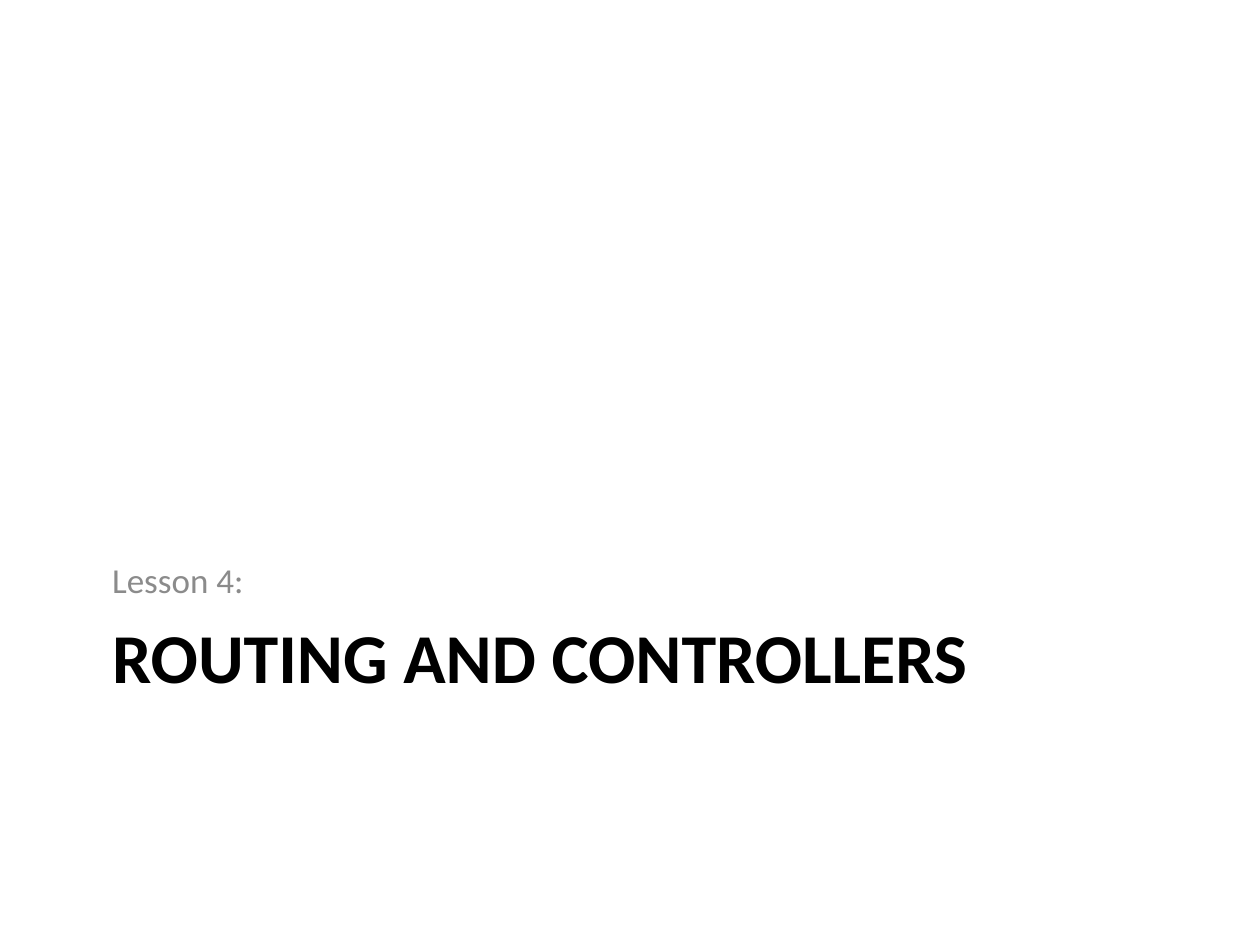
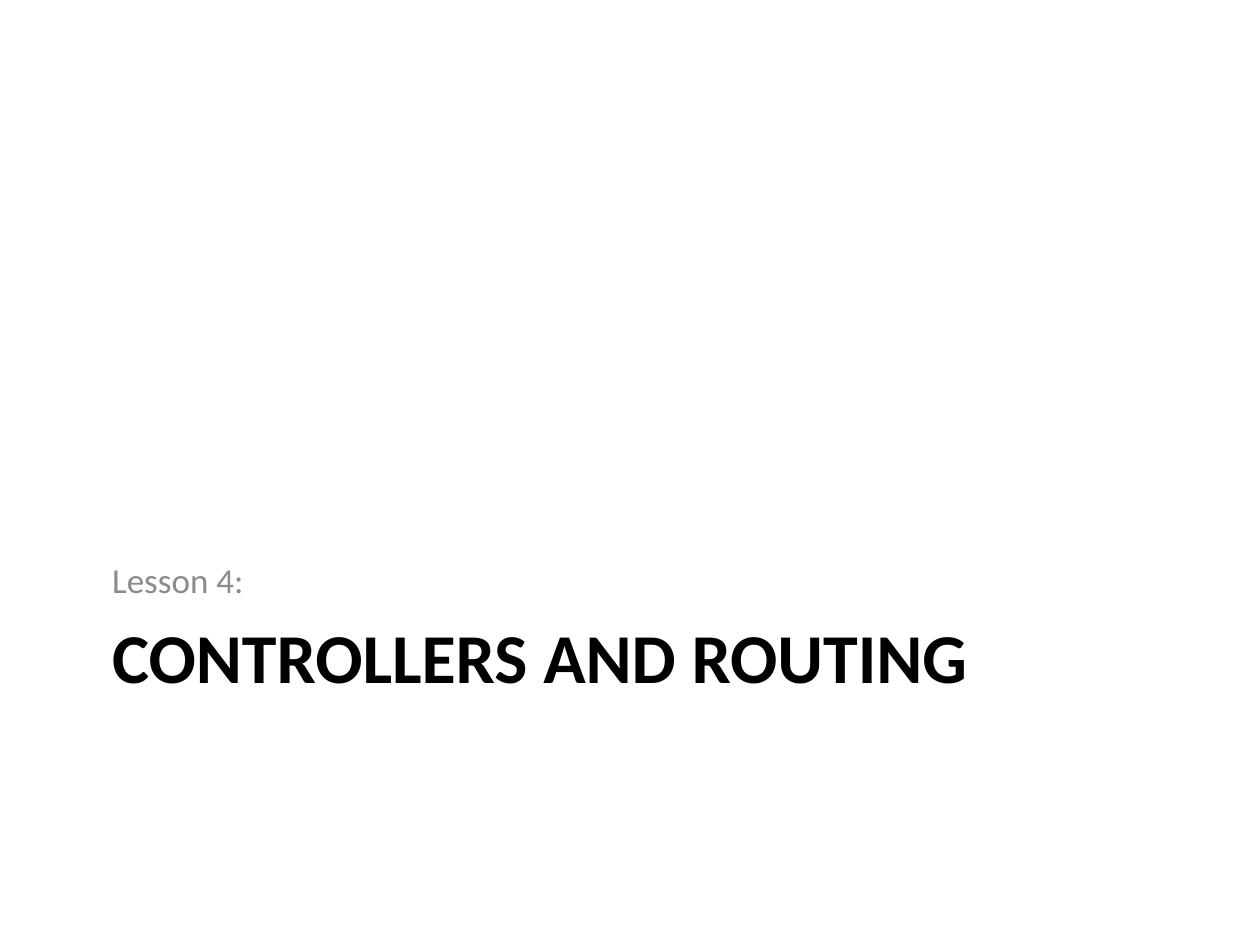
Before and after one commit to PHPEmbark/curriculum, a slide deck: slide 38 of course/4 - Organization and Projects/Organization and Projects.pptx (slide 34 before the commit). Drawn at 1260x945 pixels with LibreOffice and Linux fonts; fonts in the diff are those of the drawing. Boxes give left, top, right and bottom in pixels: in the first picture for what was removed or moved away, otherwise in the second. Text is boxed around its words. In the diff, an @@ line names an element or a change of style, - is before the commit and + after.

```diff
--- a/course/4 - Organization and Projects/Organization and Projects.pptx
+++ b/course/4 - Organization and Projects/Organization and Projects.pptx
@@ title at box(112, 637, 967, 684): text changed @@
-ROUTING AND CONTROLLERS
+CONTROLLERS AND ROUTING
```
Also in this commit, not shown: 2 other slides changed, 4 slides added, 1 slide removed, 12 other files.
